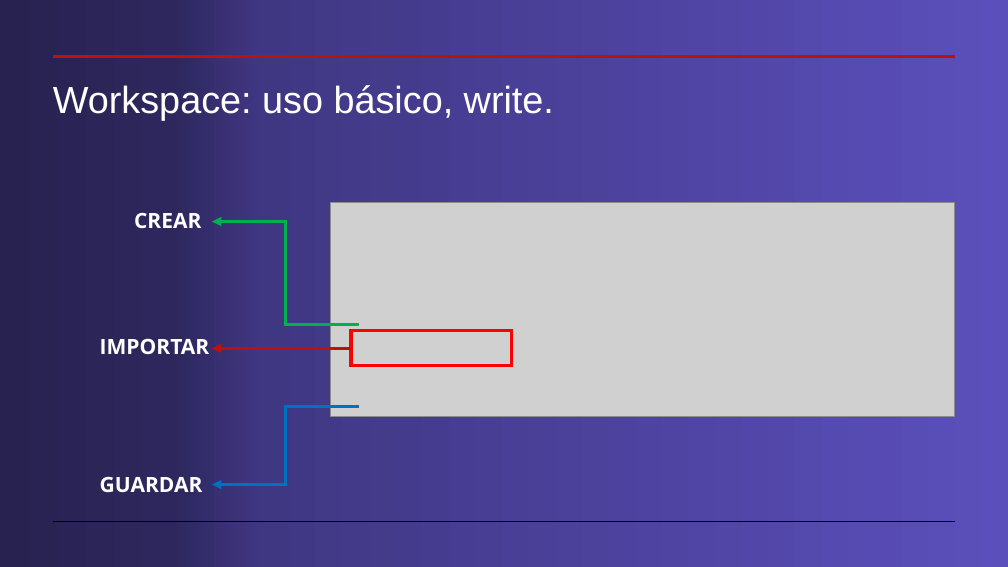
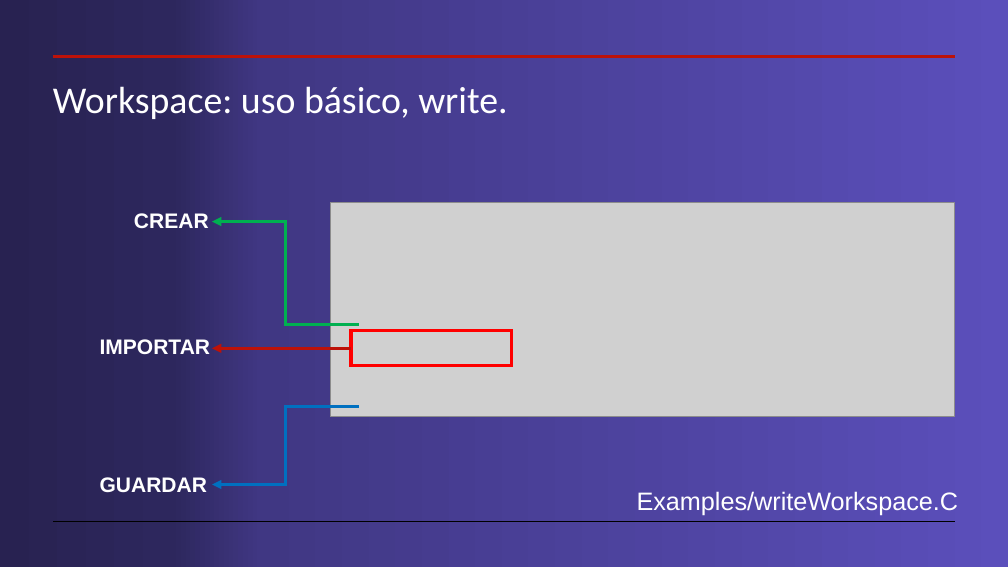
Before and after one commit to cdavidgutierrez/ProyectoFinal_CERN_ROOT, a slide deck: slide 6 of Workspaces en root.pptx (slide 4 before the commit). Drawn at 1008x567 pixels with LibreOffice and Linux fonts; fonts in the diff are those of the drawing; grey boxes stand for pictures. Boxes give left, top, right and bottom in pixels: in the first picture for what was removed or moved away, otherwise in the second. Text is boxed around its words. In the diff, an @@ line names an element or a change of style, - is before the commit and + after.

```diff
--- a/Workspaces en root.pptx
+++ b/Workspaces en root.pptx
@@ title "Workspace: uso básico, write." at [53,86,507,119]: font Arial to Calibri @@
@@ font Open Sans to Arial in 3 elements at [134,213,209,228], [100,339,211,354], [100,477,207,492] @@
@@ text added at [637,491,959,516], 24 pt, text #FFFFFF @@
+Examples/writeWorkspace.C
```
Also in this commit, not shown: 16 other slides changed, 5 slides added, 1 slide removed.
